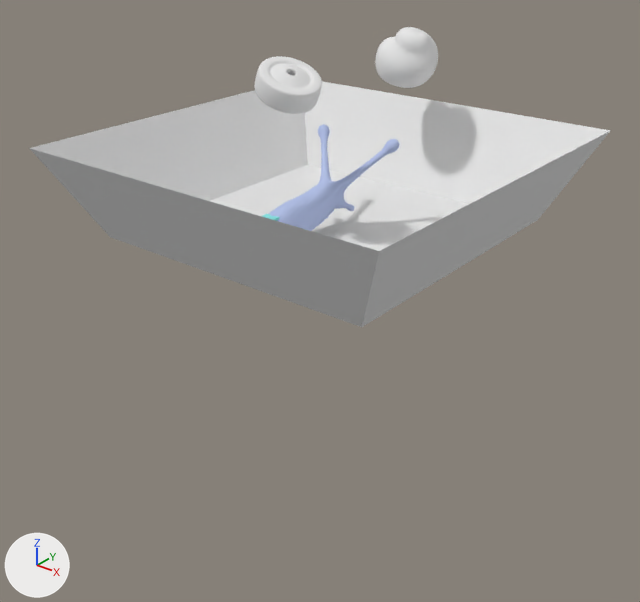
Two versions of the Blender file Snail_Items.blend, one commit apart.
The view is the same before and after, from a camera (50 mm lens) standing at (33.7, -59.1, 18.2) and looking at (-0.8, -16.0, -8.5). The lights are fixed; the arrows at lower left show +X, +Y and +Z.

Objects in the first picture: 'Body', 'Plane', 'Shell', 'Wheel'.
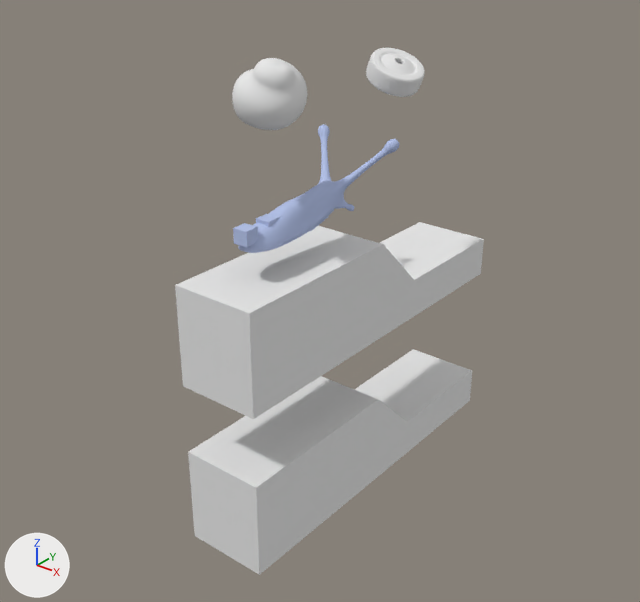
Changed parts and their boxes (x1, y1, x2, y2) in the pictures (640 x 602 px):
'Plane', deleted
    before: (29, 81, 610, 327)
'Cube', added
    after: (175, 222, 484, 575)
'Shell', moved
    before: (375, 27, 438, 88)
    after: (232, 58, 307, 130)
'Wheel', moved
    before: (254, 56, 322, 114)
    after: (366, 48, 425, 97)

What the commit changed:
Mesh me_cube_003 is new.
It has 32 vertices, 28 faces and spans x -3.0..3.0, y -7.0..20.0, z -13.0..6.0.
It uses material mat_material_003 (white #e7e7e7).
Object 'Shell' (ob_shell) moves from (-0.22, -7.12, 6.7) to (-0.22, -21.12, 6.7).
Object 'Wheel' (ob_wheel) moves from (0.0, -19.89, 7.05) to (0.0, -8.89, 6.05).
Object 'Plane' (ob_plane) is deleted.
Object 'Cube' (ob_cube) is new; it shows me_cube_003.
Its location is (0.0, -20.0, -10.0).
